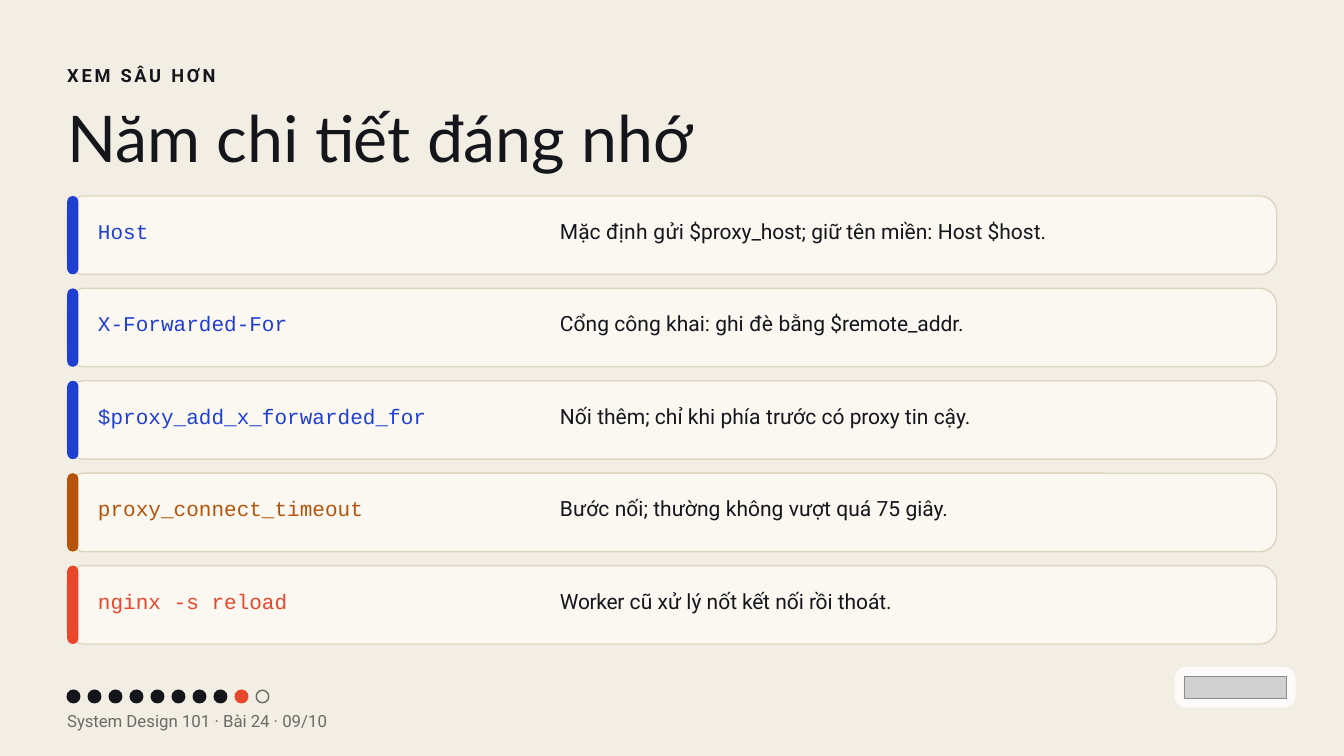
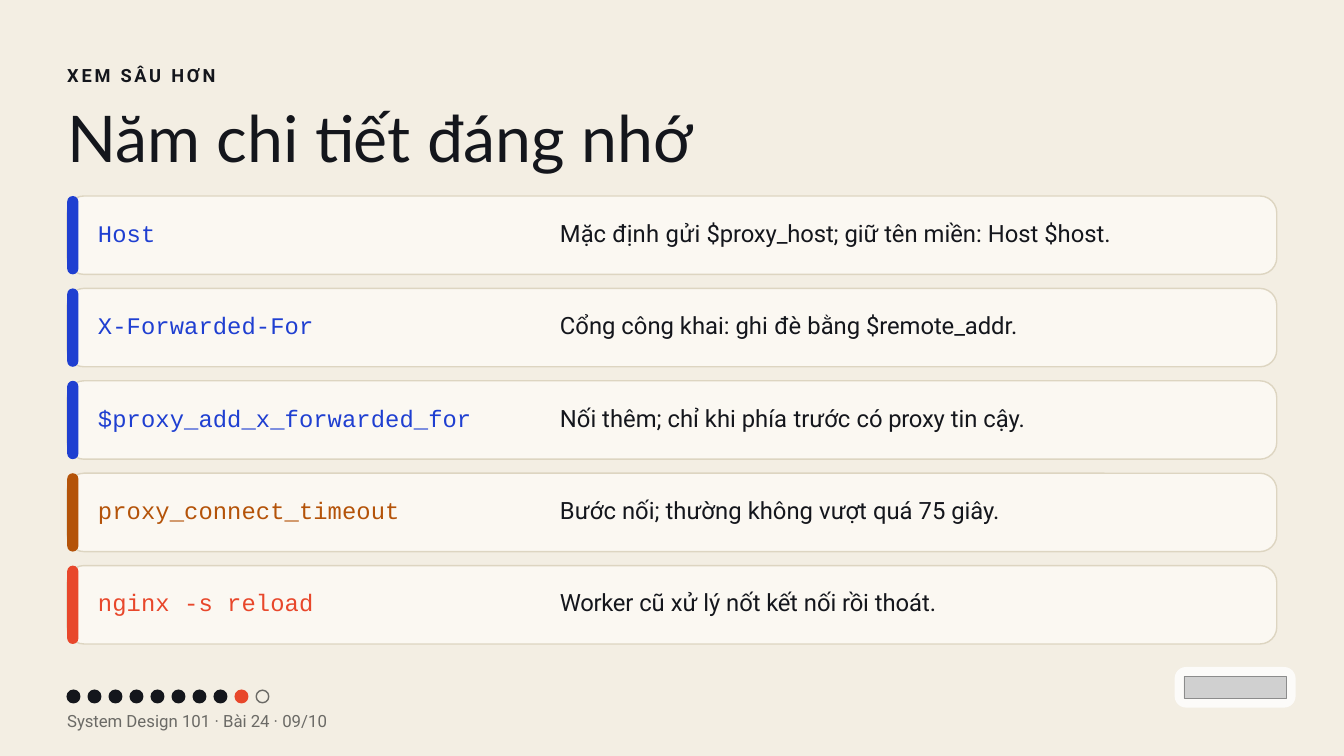
Before and after one commit to vohoailinh90/tool-marketing-studio, a slide deck: slide 9 of system-design-101/vi/lessons/sd-13-024/slides/sd-13-024.pptx. Drawn at 1344x756 pixels with LibreOffice and Linux fonts; fonts in the diff are those of the drawing; grey boxes stand for pictures. Boxes give left, top, right and bottom in pixels: in the first picture for what was removed or moved away, otherwise in the second. Text is boxed around its words. In the diff, an @@ line names an element or a change of style, - is before the commit and + after.

```diff
--- a/system-design-101/vi/lessons/sd-13-024/slides/sd-13-024.pptx
+++ b/system-design-101/vi/lessons/sd-13-024/slides/sd-13-024.pptx
@@ text "Mặc định gửi $proxy_host; giữ ..." at [560, 222, 1110, 247]: size 22.5 to 25.5 pt; letter spacing -0.1 to -0.2 pt in "$proxy_host;"; letter spacing 0 to -0.1 pt in "Host" @@
@@ text "Cổng công khai: ghi đè ..." at [560, 314, 1017, 339]: size 22.5 to 25.5 pt @@
@@ text "Nối thêm; chỉ khi phía ..." at [560, 407, 1024, 432]: size 22.5 to 25.5 pt; letter spacing 0.1 to 0 pt in "có" @@
@@ text "Bước nối; thường không vượt ..." at [560, 499, 999, 524]: size 22.5 to 25.5 pt @@
@@ size 22.5 to 25.5 pt, letter spacing 0 to 0.1 pt in 5 elements at [98, 226, 155, 243], [98, 317, 313, 335], [98, 409, 471, 432], [98, 502, 399, 524], [98, 594, 313, 616] @@
@@ text "Worker cũ xử lý nốt ..." at [560, 591, 936, 616]: size 22.5 to 25.5 pt; letter spacing 0 to -0.1 pt in "nốt"; letter spacing -0.2 to -0.3 pt in "rồi" @@
```
Also in this commit, not shown: 6 other slides changed, 4 other files.
